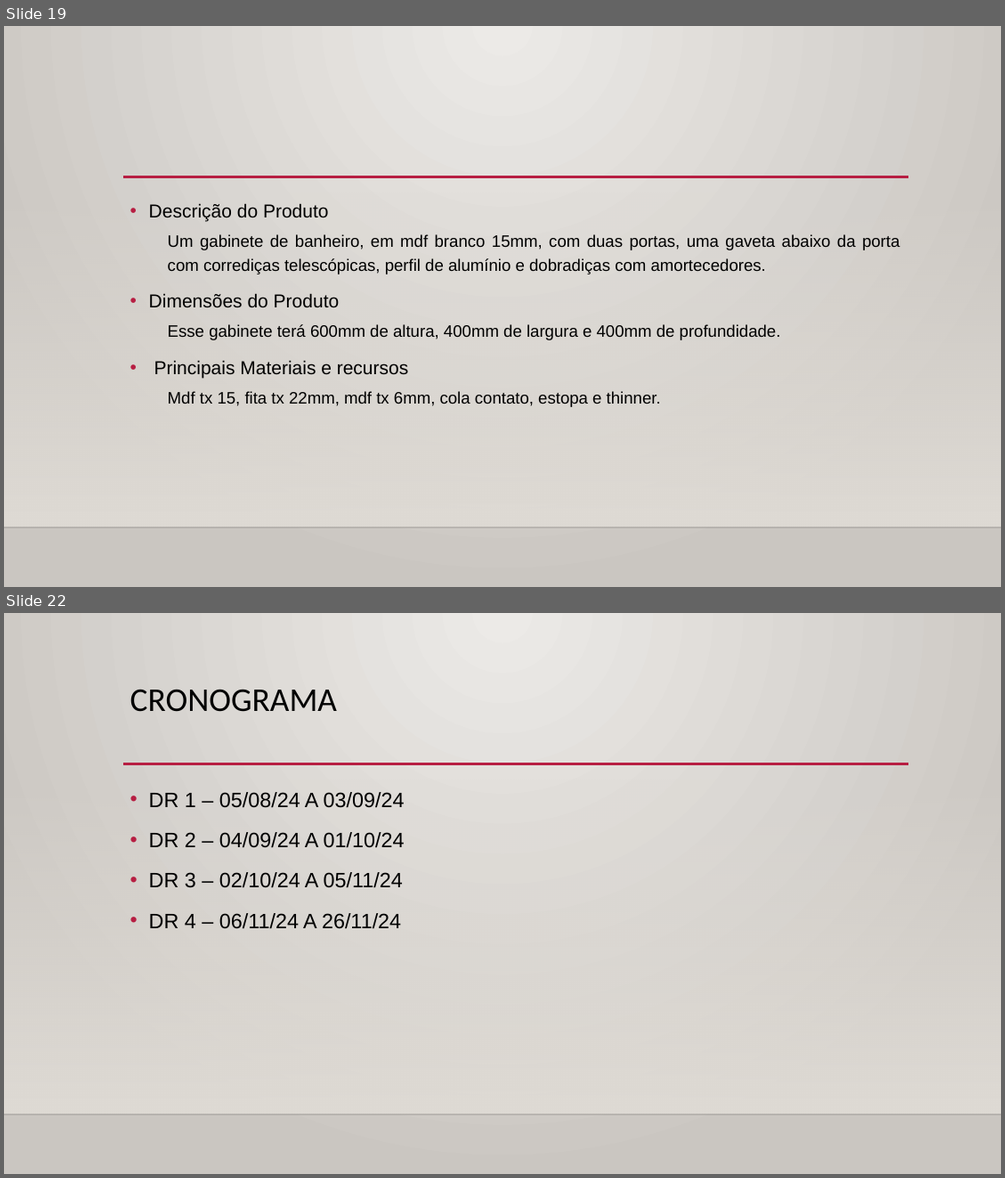
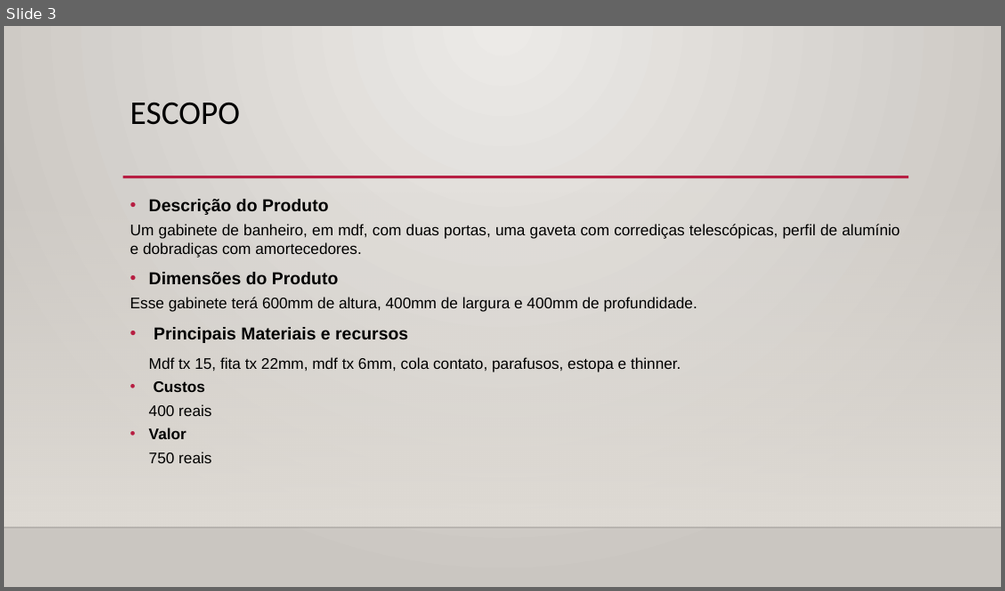
Before and after one commit to AndreLuizRibeiro/Trabalho, a slide deck: apresentacao G 5.pptx. Shown one above the other, each under a label of ours: slides 19 and 22 before the commit, slide 3 after it; the slides between them are not shown. The pictures are 1005x1178 and 1005x591 pixels, drawn with LibreOffice and Linux fonts; fonts in the diff are those of the drawing; background and template pictures are left out. Boxes give left, top, right and bottom in pixels: in the first picture for what was removed or moved away, otherwise in the second. Text is boxed around its words. In the diff, an @@ line names an element or a change of style, - is before the commit and + after.

```diff
--- a/apresentacao G 5.pptx
+++ b/apresentacao G 5.pptx
@@ slide 22 removed at <box>4,613,1001,1174</box>, background gradient #ECEAE7 to #CAC7C1; not listed: 3 template elements that a slide beside it also shows @@
@@ title removed at <box>130,689,337,712</box> @@
-CRONOGRAMA
@@ text removed at <box>149,792,404,929</box> @@
-• DR 1 – 05/08/24 A 03/09/24
-• DR 2 – 04/09/24 A 01/10/24
-• DR 3 – 02/10/24 A 05/11/24
-• DR 4 – 06/11/24 A 26/11/24
@@ what was slide 19 is now slide 3 @@
@@ slide 3 changed as well @@
@@ background gradient #ECEAE7 to #CAC7C1 to gradient #ECEAE7 to #CAC6C1 @@
@@ title added at <box>130,102,240,125</box>, 32 pt, text #000000 @@
+ESCOPO
@@ text at <box>130,199,697,343</box>: size 18 to 16.6 pt, bold on in "Descrição do Produto", "Dimensões do Produto", "Principais Materiais e recursos"; size 16 to 14.8 pt in "Esse gabinete terá 600mm de altura, 400mm ..."; line spacing 1.2 to 1; list level 2 to 1 in "Esse gabinete terá 600mm de ..." @@
@@ text at <box>130,224,899,257</box>: text changed; size 16 to 14.8 pt @@
-  Um gabinete de banheiro, em mdf branco 15mm, com duas portas, uma gaveta abaixo da porta com corrediças telescópicas, perfil de alumínio e dobradiças com amortecedores.
+Um gabinete de banheiro, em mdf, com duas portas, uma gaveta com corrediças telescópicas, perfil de alumínio e dobradiças com amortecedores.
@@ text at <box>149,357,680,463</box>: text changed; size 16 to 14.8 pt @@
-  Mdf tx 15, fita tx 22mm, mdf tx 6mm, cola contato, estopa e thinner.
+Mdf tx 15, fita tx 22mm, mdf tx 6mm, cola contato, parafusos, estopa e thinner.
+• Custos
+400 reais
+• Valor
+750 reais
```
Also in this commit, not shown: 5 other slides changed, 4 slides added, 22 other slides removed, 1 other file.
